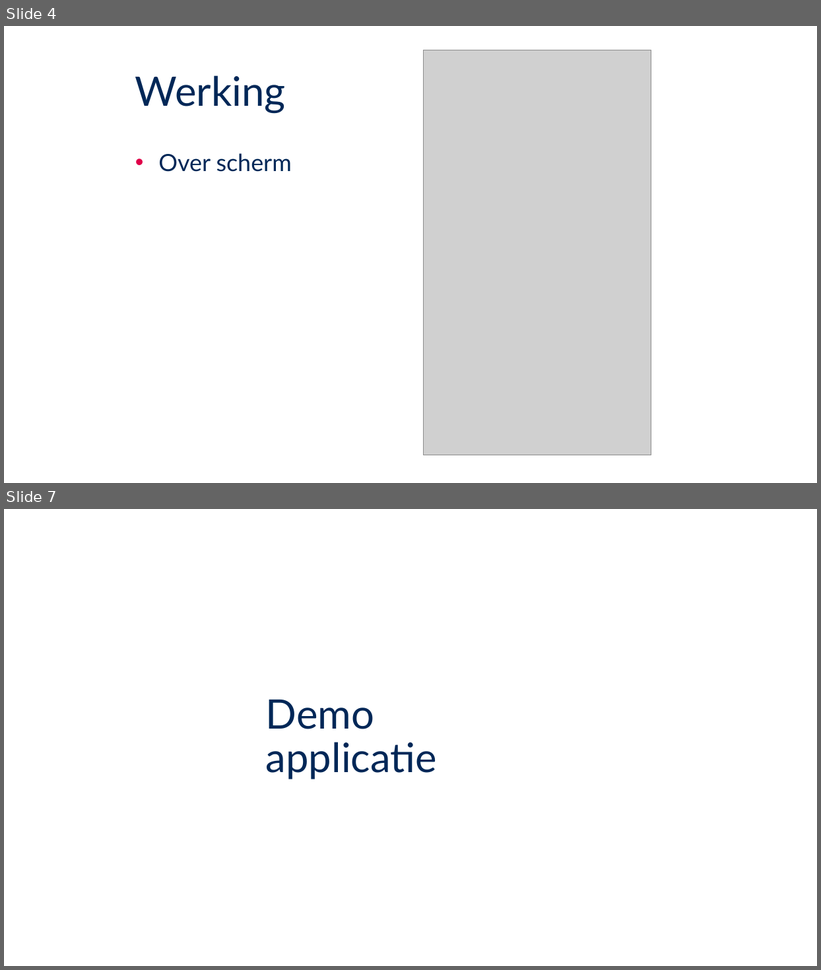
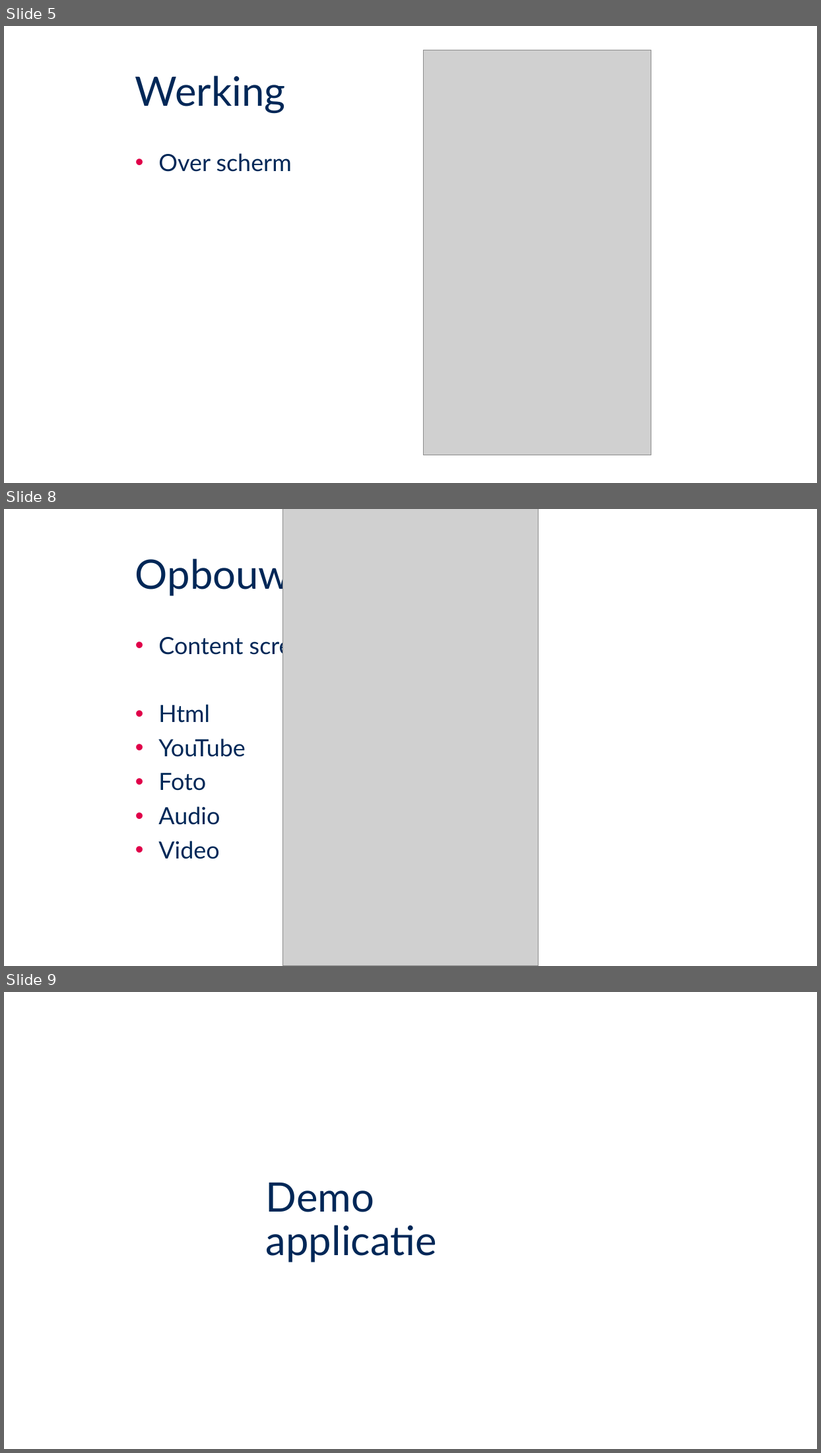
Before and after one commit to jensMole/MobieleApp, a slide deck: Documenten/Mobiele app.pptx. Shown one above the other, each under a label of ours: slides 4 and 7 before the commit, slides 5, 8 and 9 after it; the slides between them are not shown. The pictures are 821x970 and 821x1453 pixels, drawn with LibreOffice and Linux fonts; fonts in the diff are those of the drawing; grey boxes stand for pictures; background and template pictures are left out. Boxes give left, top, right and bottom in pixels: in the first picture for what was removed or moved away, otherwise in the second. Text is boxed around its words. In the diff, an @@ line names an element or a change of style, - is before the commit and + after.

Commit message:
Foto's + Bewerkte video + ppt

```diff
--- a/Documenten/Mobiele app.pptx
+++ b/Documenten/Mobiele app.pptx
@@ slide 8 added at box(4, 509, 817, 966), background picture (left out) @@
@@ picture added at box(283, 509, 539, 966) @@
@@ title added at box(135, 554, 290, 597), 48 pt, text #002757 @@
+Opbouw
@@ text added at box(158, 634, 327, 859), 28 pt, text #002757 @@
+• Content screens
+• Html
+• YouTube
+• Foto
+• Audio
+• Video
@@ what was slide 4 is now slide 5 @@
@@ what was slide 7 is now slide 9 @@
```
Also in this commit, not shown: 2 other slides added, 1 slide removed, 7 other files.
